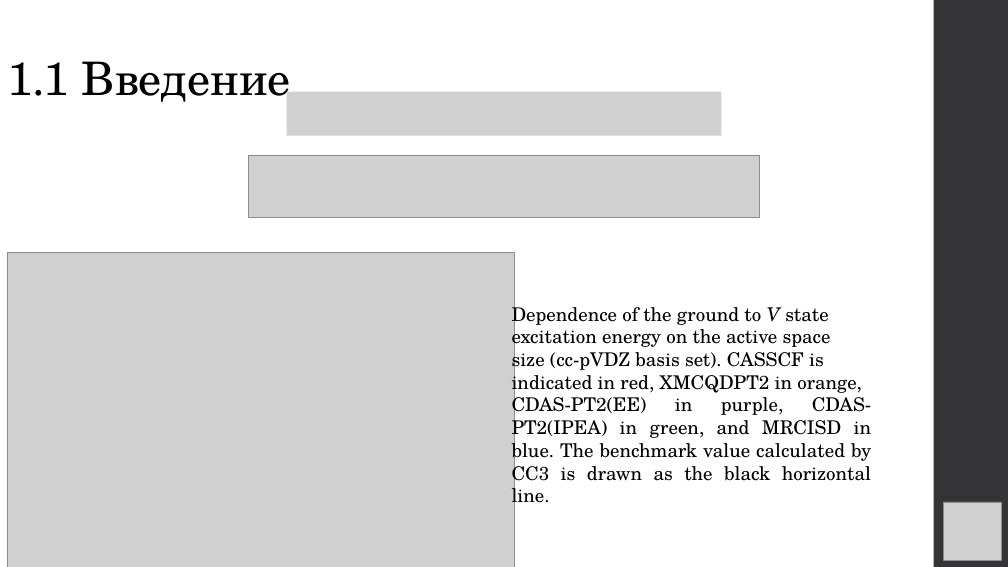
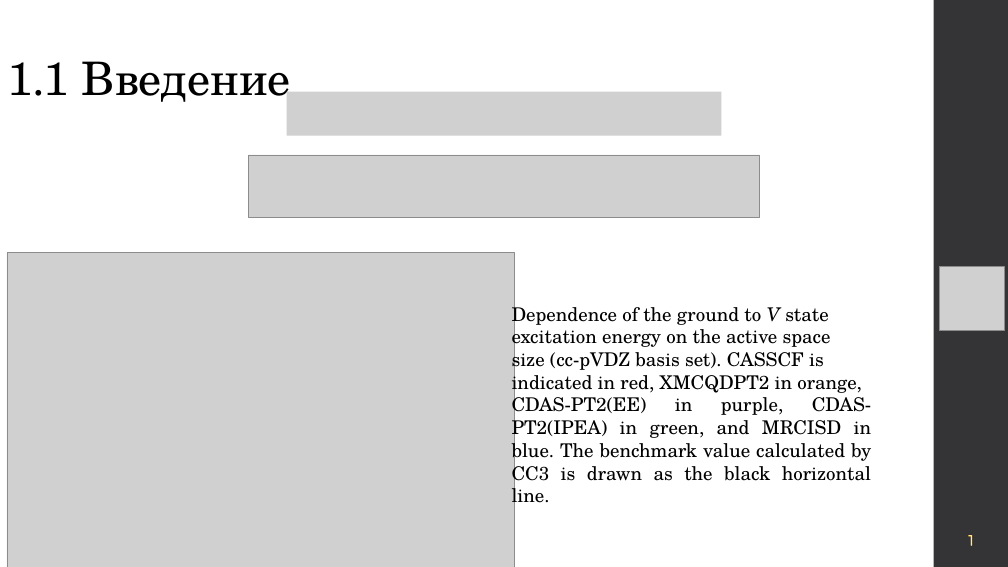
Before and after one commit to blackwood168/nla_qc, a slide deck: slide 2 of NLA_proj.pptx. Drawn at 1008x567 pixels with LibreOffice and Linux fonts; fonts in the diff are those of the drawing; grey boxes stand for pictures. Boxes give left, top, right and bottom in pixels: in the first picture for what was removed or moved away, otherwise in the second. Text is boxed around its words. In the diff, an @@ line names an element or a change of style, - is before the commit and + after.

```diff
--- a/NLA_proj.pptx
+++ b/NLA_proj.pptx
@@ picture added at bbox=[940, 266, 1004, 330] @@
@@ picture removed at bbox=[944, 502, 1001, 560] @@
@@ text added at bbox=[968, 535, 973, 546], 14 pt, text #FFFFFF @@
+1
```
Also in this commit, not shown: 8 other slides changed, 2 slides added, 2 other files.
